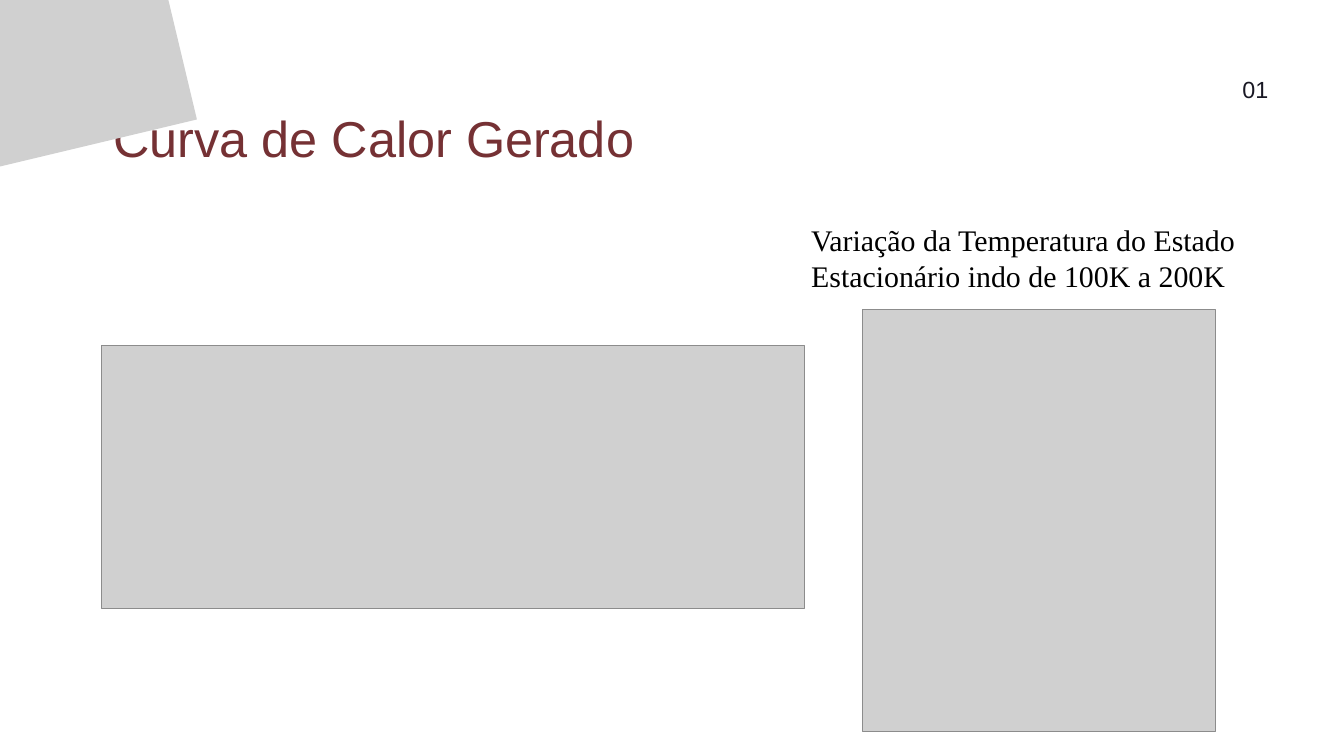
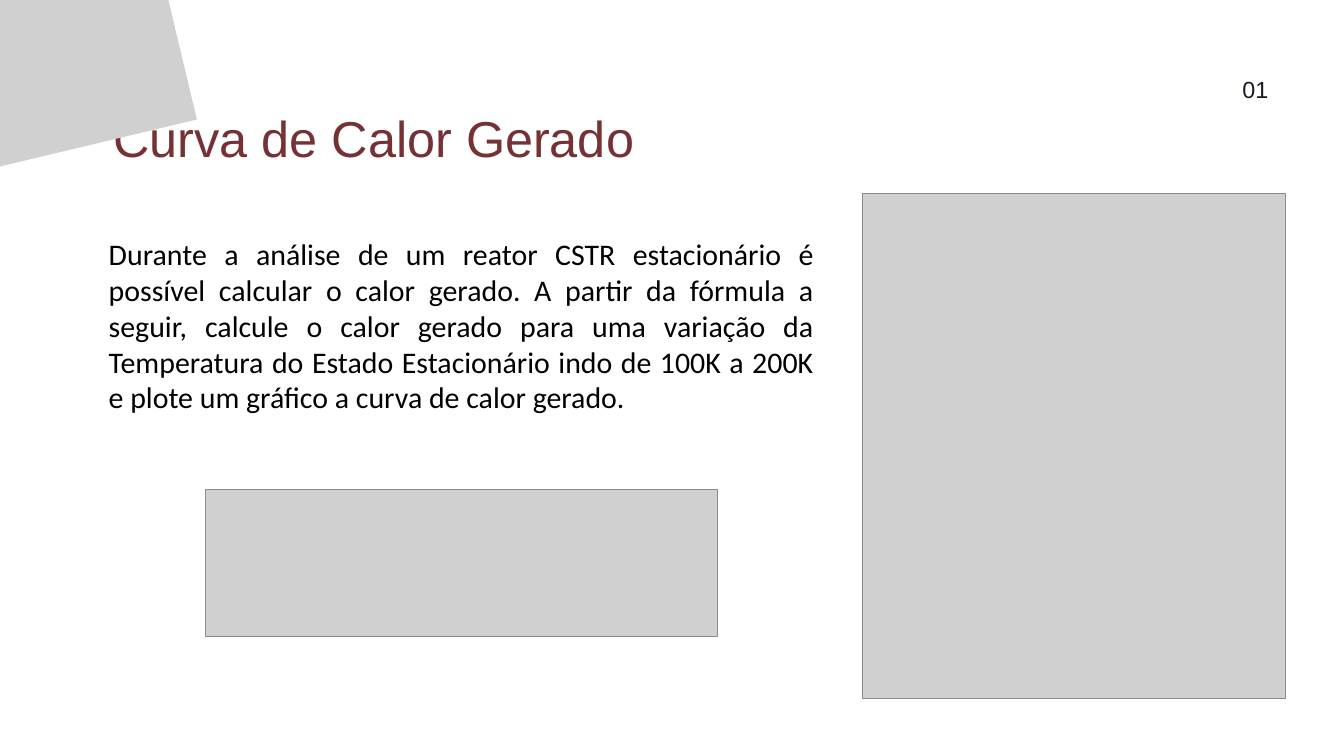
Before and after one commit to the-rodrigo/tutoring_COQ791, a slide deck: slide 3 of Monitoria_COQ791_07_10_2024.pptx (slide 2 before the commit). Drawn at 1344x756 pixels with LibreOffice and Linux fonts; fonts in the diff are those of the drawing; grey boxes stand for pictures. Boxes give left, top, right and bottom in pixels: in the first picture for what was removed or moved away, otherwise in the second. Text is boxed around its words. In the diff, an @@ line names an element or a change of style, - is before the commit and + after.

```diff
--- a/Monitoria_COQ791_07_10_2024.pptx
+++ b/Monitoria_COQ791_07_10_2024.pptx
@@ picture: place and size @@
-picture at <box>862,310,1215,731</box>
+picture at <box>862,194,1286,699</box>
@@ text at <box>109,244,814,413</box>: text changed; font Times New Roman to Calibri @@
-Variação da Temperatura do Estado Estacionário indo de 100K a 200K
+Durante a análise de um reator CSTR estacionário é possível calcular o calor gerado. A partir da fórmula a seguir, calcule o calor gerado para uma variação da Temperatura do Estado Estacionário indo de 100K a 200K e plote um gráfico a curva de calor gerado.
@@ picture removed at <box>102,345,805,607</box> @@
@@ picture added at <box>206,490,718,636</box> @@
```
Also in this commit, not shown: 3 other slides changed, 3 slides added.
